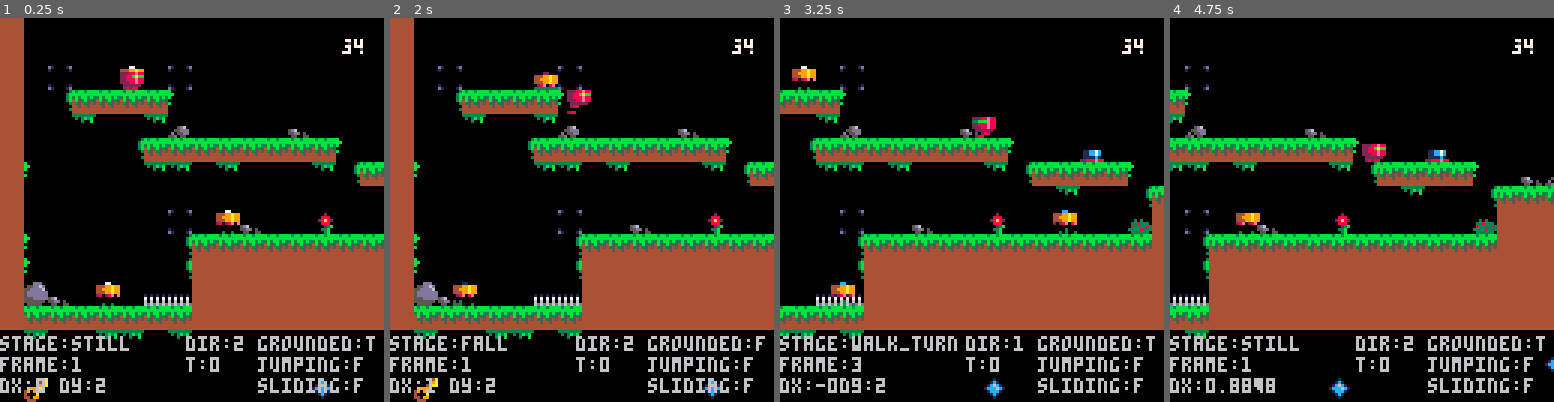
Above: before the commit, frames 1-4 (left to right).
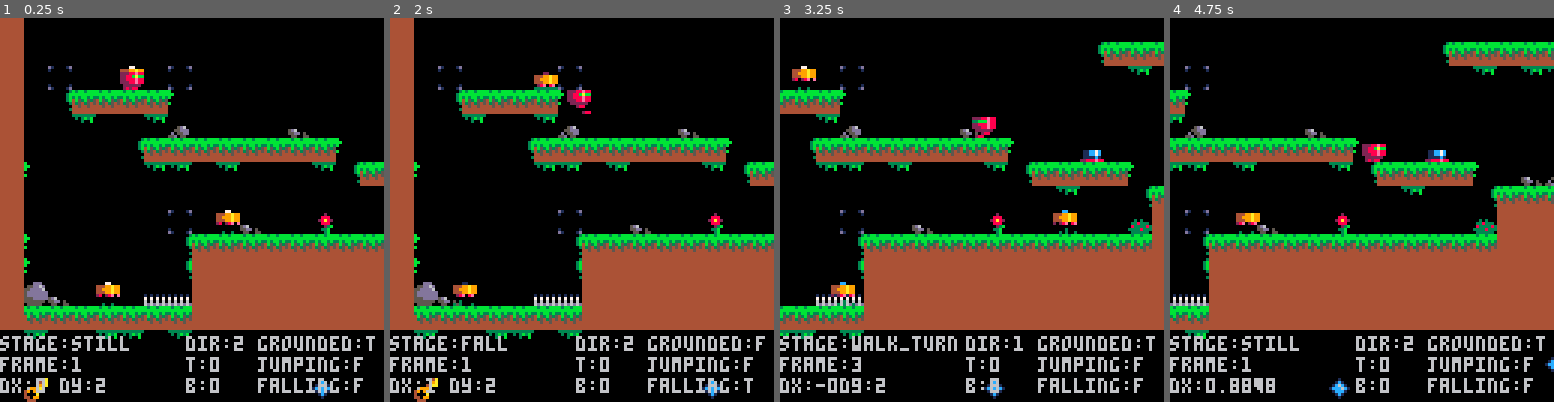
Above: after the commit, the same moments.

Repository: neilpopham/pico8
Game: PICO-8 cartridge tests/create_item.p8
Same seed, same stepped clock (60 frames per second), same inputs: the game is played once before the commit and once after it.
Inputs:
- Up to frame 1 (0.25 s): no input
- Up to frame 2 (2 s): tap X (X key) at 0.33, 1.07, 1.85 s; tap O (Z key) at 0.7, 1.7 s; hold Right from 1.6 s (still down)
- Up to frame 3 (3.25 s): release Right at 2.1 s; tap O (Z key) at 2.1, 2.5, 2.9 s; hold Up 2.15-2.42 s; hold Right 2.47-3.03 s; tap X (X key) at 2.97 s; hold Left from 3.08 s (still down)
- Up to frame 4 (4.75 s): tap O (Z key) every 0.4 s from 3.3 to 4.5 s; release Left at 3.58 s; hold Down 3.63-3.97 s; hold Right 4.02-4.68 s; tap X (X key) at 4.08 s; hold Up from 4.73 s (still down)

The runs differ from the first frame. In frame 1, 0.4% of the frame differs, in the area x 48-95%, y 5-98%; in frame 2, 0.5%; in frame 3, 1.4%; in frame 4, 2.3%, in the area x 48-100%, y 5-98%.

Commit message:
Added jumping

Diff:
--- a/tests/create_item.p8
+++ b/tests/create_item.p8
@@ -4,16 +4,18 @@
 -- create_item
 -- by neil popham
 
+-- http://pico-8.wikia.com/wiki/btn
+local pad={left=0,right=1,up=2,down=3,btn1=4,btn2=5}
+
+-- https://github.com/nesbox/tic-80/wiki/key-map
+-- local pad={left=2,right=3,up=0,down=1,btn1=4,btn2=5,btn3=6,btn4=7}
+
+-- pad_left=0 pad_right=1 pad_up=2 pad_down=3
+-- pad_left=2 pad_right=3 pad_up=0 pad_down=1
+-- pad_b1=4 pad_b2=5 pad_b3=6 pad_b4=7
+
 local dir={left=1,right=2}
-local drag={air=1,ground=0.8,gravity=0.15,wall=0}
-
--- http://pico-8.wikia.com/wiki/btn
-local pad={l=0,r=1,u=2,d=3,b1=4,b2=5}
-
--- pad_left=0 pad_right=1 pad_up=2 pad_down=3 pad_b1=4 pad_b2=5
-
--- https://github.com/nesbox/tic-80/wiki/key-map
--- local pad={l=2,r=3,u=0,d=1,b1=4,b2=5,b3=6,b4=7}
+local drag={air=1,ground=0.8,gravity=0.25,wall=0}
 
 function round(x) return flr(x+0.5) end
 
@@ -33,7 +35,12 @@
  i.max={dx=1,dy=2}
  i.ax=ax
  i.ay=ay
- i.is={grounded=false,jumping=false,sliding=false,falling=false}
+ i.is={
+    grounded=false,
+    jumping=false,
+    sliding=false,
+    falling=false
+ }
  i.anim={
   init=function(self,stage,face)
    -- record frame count for each stage face
@@ -81,6 +88,12 @@
    y=self.y-64
   end
   camera(x,y)
+ end
+ i.set_state=function(self, state)
+  for s in pairs(self.is) do
+    self.is[s]=false
+  end
+    self.is[state]=true
  end
  i.draw=function(self)
   sprite=self.animate(self)
@@ -129,7 +142,7 @@
      if fget(tile,1) then
       if self.is.sliding==false then self.dy=0 end
       self.anim.current:set("wall")
-      self.is.sliding=true
+      self:set_state("sliding")
      end
     end
     return false
@@ -147,20 +160,25 @@
    if fget(tile,0) then
     if self.dy>0 then
      self.y=(ty-1)*8
-     self.is.grounded=true
-     self.is.sliding=false
-     self.is.falling=false
-     --if self.anim.current.stage~="walk_turn" then
+     if self.is.falling then
+        self.btn.tick=0
+     end
+     self:set_state("grounded")
      if not self.anim.current.transitioning then
       self.anim.current:set(round(self.dx)==0 and "still" or "walk")
      end
     else
      self.y=8+((ty)*8)
+     if self.is.jumping then
+      self:set_state("falling")
+        self.anim.current:set("jump_fall")
+        self.btn.tick=self.max.btn
+        self.dy=0
+     end
     end
     return false
    end
   end
-  self.is.grounded=false
   return true
  end
  return i
@@ -169,7 +187,22 @@
 function create_controllable_item(x,y,ax,ay)
  local i=create_moveable_item(x,y,ax,ay)
  i.min.btn=5
- i.max.btn=15
+ i.max.btn=20
+ i.btn={tick=0}
+ i.can_jump=function(self)
+  if self.is.jumping and self.btn.tick>0 then
+    return true
+  end
+    if self.is.falling then
+        return false
+    end
+    if self.is.grounded then
+        return true
+    end
+    if self.is.sliding then
+        return true
+    end
+ end
  i.update=function(self)
   local face=self.anim.current.face
   local stage=self.anim.current.stage
@@ -177,6 +210,7 @@
   local check=function(self,stage,face)
    if face~=self.anim.current.face then
     if stage=="still" then stage="walk" end
+    if stage=="jump_fall" then stage="fall" end
     if not self.anim.current.transitioning then
      self.anim.current:set(stage.."_turn")
      self.anim.current.transitioning=true
@@ -185,11 +219,11 @@
   end
 
   -- horizontal movement
-  if btn(pad.l) then
+  if btn(pad.left) then
    self.anim.current.face=dir.left
    check(self,stage,face)
    self.dx=self.dx-self.ax
-  elseif btn(pad.r) then
+  elseif btn(pad.right) then
    self.anim.current.face=dir.right
    check(self,stage,face)
    self.dx=self.dx+self.ax
@@ -215,6 +249,20 @@
   end
 
   -- vertical movement
+
+  if btn(pad.btn1)
+   and self.can_jump(self) then
+   self.btn.tick=self.btn.tick+1
+  else
+   self.btn.tick=0
+  end
+  if self.btn.tick>=self.min.btn
+    and self.btn.tick<=self.max.btn then
+    self.is.jumping=true
+    self.anim.current:set("jump")
+    self.dy=self.dy+self.ay
+  end
+
   if self.is.sliding then
    self.dy=self.dy+drag.wall
   else
@@ -222,18 +270,25 @@
   end
   self.dy=mid(-self.max.dy,self.dy,self.max.dy)
   if abs(self.dy)<self.min.dy then self.dy=0 end
-  if self.dy~=0 then
-   if self.canmovey(self) then
+  if self.dy==0 then
+    --
+  else
+    if self.canmovey(self) then
     self.y=self.y+round(self.dy)
-    if self.dy>0
-     and self.is.sliding==false and self.is.grounded==false
-     and self.is.falling==false then
-     self.anim.current:set("fall")
-     self.is.falling=true
-    end
-   end
-  end
-
+    self.is.grounded=false
+    if round(self.dy)>0
+     and self.is.sliding==false
+     and self.is.grounded==false
+      and self.is.falling==false then
+      if self.is.jumping then
+        self.anim.current:set("jump_fall")
+      else
+        self.anim.current:set("fall")
+      end
+      self:set_state("falling")
+    end
+    end
+        end
  end
  return i
 end
@@ -253,12 +308,13 @@
  p.anim:add_stage("still",1,false,{6},{12})
  p.anim:add_stage("walk",5,true,{1,2,3,4,5,6},{7,8,9,10,11,12})
  p.anim:add_stage("jump",1,false,{1},{7})
- p.anim:add_stage("fall",1,false,{1},{7})
+ p.anim:add_stage("fall",1,false,{32},{33})
  p.anim:add_stage("wall",1,false,{13},{28})
  p.anim:add_stage("walk_turn",5,false,{20,18,21,6},{17,18,19,12},"still")
  p.anim:add_stage("jump_turn",5,false,{25,26,27},{22,23,24},"jump")
  p.anim:add_stage("fall_turn",5,false,{25,26,27},{22,23,24},"fall")
  p.anim:add_stage("wall_turn",5,false,{29,30,31},{14,15,16},"jump")
+ p.anim:add_stage("jump_fall",5,fasle,{2,3},{8,9},"fall")
  p.anim:init("still",dir.right)
 
  enemies={{64,64},{24,88},{32,16}}
@@ -272,9 +328,9 @@
    self.dx=(self.dx+(self.ax*dir))*drag.ground
    self.dx=mid(-self.max.dx,self.dx,self.max.dx)
    if abs(self.dx)<self.min.dx then self.dx=self.min.dx end
-  	if self.anim.current.tick%2==0 then
-	  	if self.canmovex(self,2) then
-    	self.x=round(self.x+self.dx)
+    if self.anim.current.tick%2==0 then
+        if self.canmovex(self,2) then
+        self.x=round(self.x+self.dx)
     else
      self.dx=0
      self.anim.current.face=self.anim.current.face==1 and 2 or 1
@@ -300,17 +356,16 @@
  for _,enemy in pairs(enemies) do enemy:draw() end
  p:draw()
  camera(0,0)
- spr(37,114,4)
- spr(38,118,4)
 
  print("stage:"..p.anim.current.stage,0,106)
  print("dir:"..p.anim.current.face,62,106)
  print("frame:"..p.anim.current.frame,0,113)
  print("t:"..p.anim.current.tick,62,113)
+ print("b:"..p.btn.tick,62,120)
  print("dx:"..p.dx,0,120) print("dy:"..p.dy,20,120)
  print("grounded:"..(p.is.grounded and "t" or "f"),86,106)
  print("jumping:"..(p.is.jumping and "t" or "f"),86,113)
- print("sliding:"..(p.is.sliding and "t" or "f"),86,120)
+ print("falling:"..(p.is.falling and "t" or "f"),86,120)
 end
 
 
@@ -361,8 +416,8 @@
 0000000000000000000000000000000000000000000000000000000000000000000000000000000000000000000000000000000000000000000000000000000000000000000000000000000000000000000000000000000000000000000000000000000000000000000000000000000000000000000000000000000000000000
 __map__
 3700000000000000000000000000000000000000000000000000000000000000000000000000000000000000000000000000000000000000000000000000000000000000000000000000000000000000000000000000000000000000000000000000000000000000000000000000000000000000000000000000000000000000
-3700000000000000000000000000000000000000000000000000000000000000000000000000000000000000000000000000000000000000000000000000000000000000000000000000000000000000000000000000000000000000000000000000000000000000000000000000000000000000000000000000000000000000
-37003c000000003c000000000000000000000000000000000000000000000000000000000000000000000000000000000000000000000000000000000000000000000000000000000000000000000000000000000000000000000000000000000000000000000000000000000000000000000000000000000000000000000000
+3700000000000000000000000000000000313030303030303030320000000000000000000000000000000000000000000000000000000000000000000000000000000000000000000000000000000000000000000000000000000000000000000000000000000000000000000000000000000000000000000000000000000000
+37003c000000003c000000000000000000000033003333000033000000000000000000000000000000000000000000000000000000000000000000000000000000000000000000000000000000000000000000000000000000000000000000000000000000000000000000000000000000000000000000000000000000000000
 3700313030303032000000000000000000000000000000000000000000000000000000000000000000000000000000000000000000000000000000000000000000000000000000000000000000000000000000000000000000000000000000000000000000000000000000000000000000000000000000000000000000000000
 370000330000333a000000003900000000000000000000000000000000000000000000000000000000000000000000000000000000000000000000000000000000000000000000000000000000000000000000000000000000000000000000000000000000000000000000000000000000000000000000000000000000000000
 37000000003130303030303030303200003d0000000000000000000000000000000036000000000000000000000000000000000000000000000000000000000000000000000000000000000000000000000000000000000000000000000000000000000000000000000000000000000000000000000000000000000000000000
Not shown, changed: 18 lines of the sprite sheet (__gfx__) section of tests/create_item.p8
